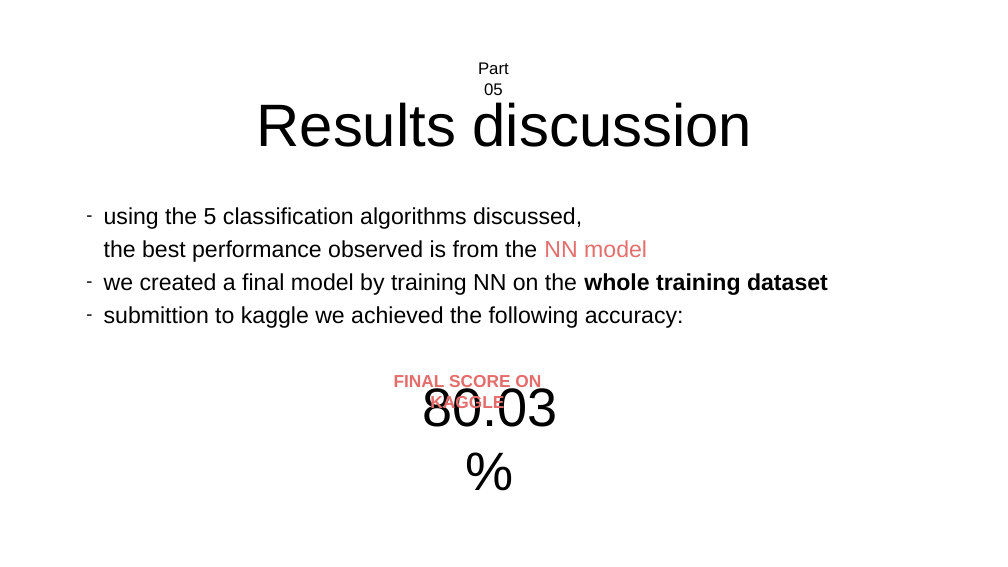
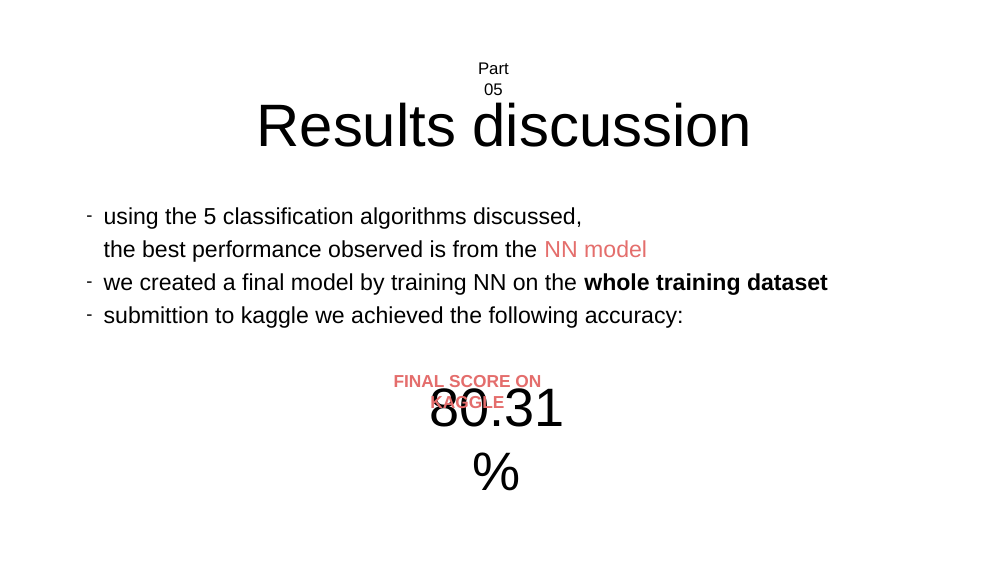
Before and after one commit to gdvorakova/whats-cooking, a slide deck: slide 17 of slides.pptx. Drawn at 1008x567 pixels with LibreOffice and Linux fonts; fonts in the diff are those of the drawing. Boxes give left, top, right and bottom in pixels: in the first picture for what was removed or moved away, otherwise in the second. Text is boxed around its words. In the diff, an @@ line names an element or a change of style, - is before the commit and + after.

Commit message:
Slides edit

```diff
--- a/slides.pptx
+++ b/slides.pptx
@@ text at (429,383,564,427): text changed @@
-80.03%
+80.31%
```
Also in this commit, not shown: 2 other files.
